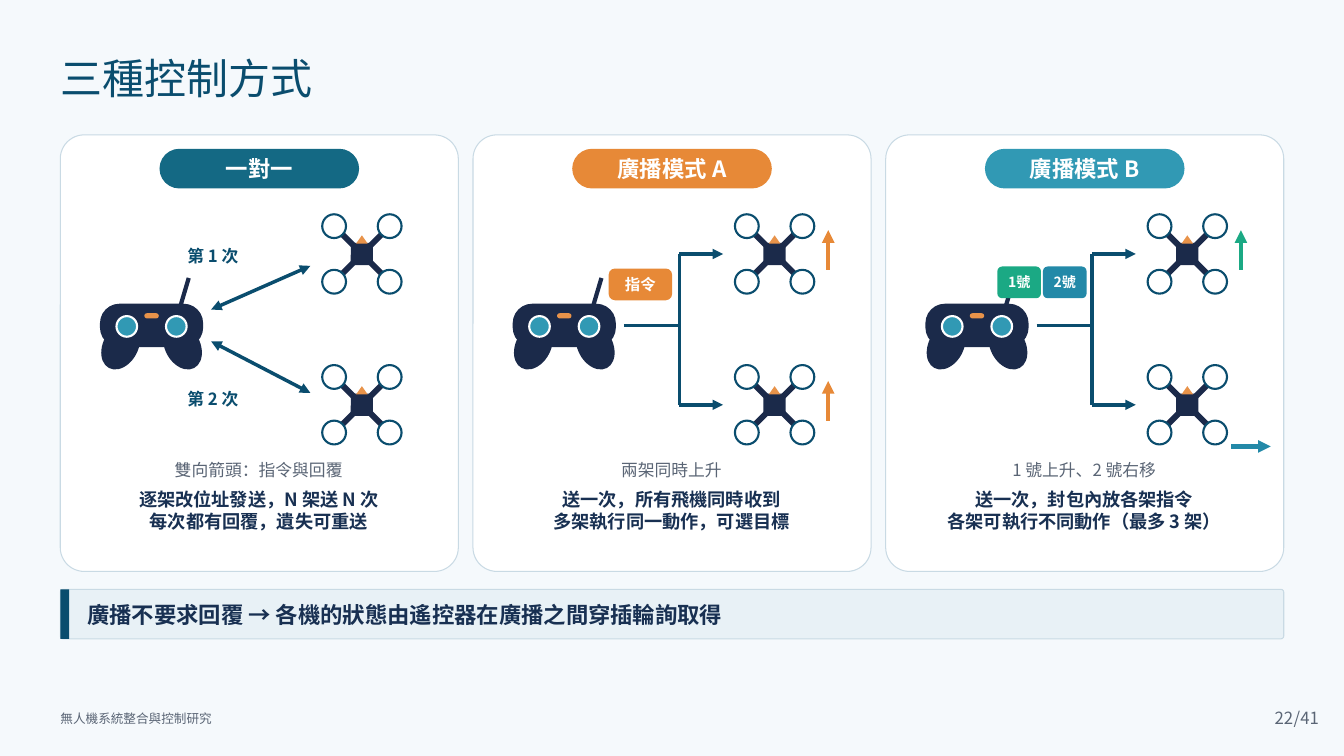
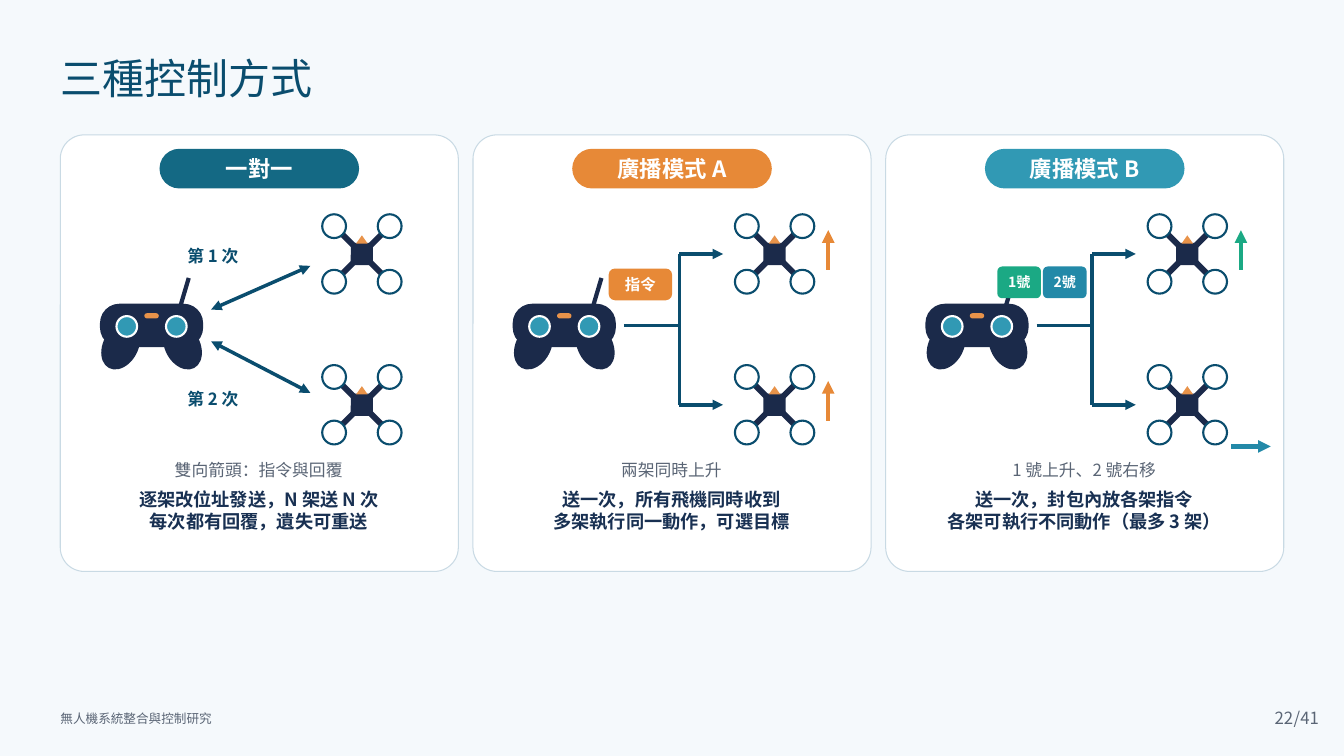
Before and after one commit to lingken1028/-, a slide deck: slide 22 of 無人機系統整合與控制研究_口試簡報 2.pptx. Drawn at 1344x756 pixels with LibreOffice and Linux fonts; fonts in the diff are those of the drawing. Boxes give left, top, right and bottom in pixels: in the first picture for what was removed or moved away, otherwise in the second. Text is boxed around its words. In the diff, an @@ line names an element or a change of style, - is before the commit and + after.

```diff
--- a/無人機系統整合與控制研究_口試簡報 2.pptx
+++ b/無人機系統整合與控制研究_口試簡報 2.pptx
@@ rounded rectangle removed at [60, 590, 1285, 639] @@
@@ rounded rectangle removed at [60, 590, 70, 639] @@
@@ text removed at [87, 604, 722, 625] @@
-廣播不要求回覆 → 各機的狀態由遙控器在廣播之間穿插輪詢取得
```
Also in this commit, not shown: 8 other slides changed.
